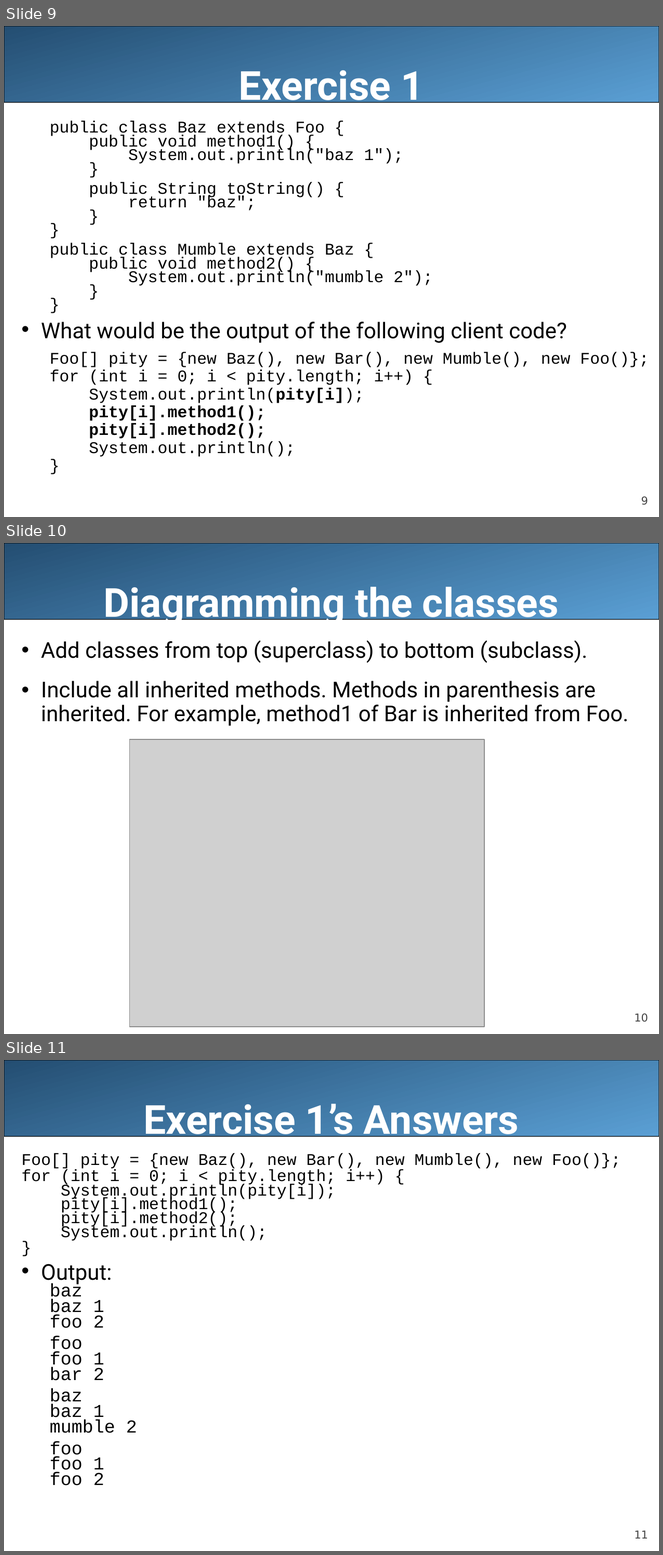
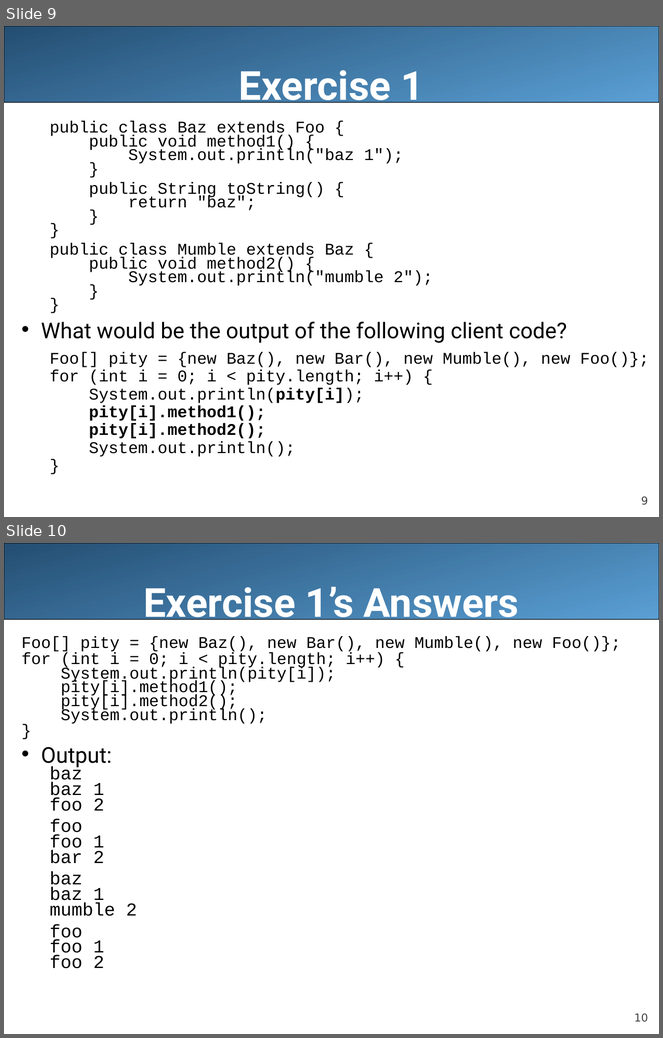
Before and after one commit to LongBaoNguyen/longbaonguyen.github.io, a slide deck: courses/apcsa/lecture17.ppt. Shown one above the other, each under a label of ours: slides 9, 10 and 11 before the commit, slides 9 and 10 after it. The pictures are 663x1555 and 663x1038 pixels, drawn with LibreOffice and Linux fonts; fonts in the diff are those of the drawing; grey boxes stand for pictures. Boxes give left, top, right and bottom in pixels: in the first picture for what was removed or moved away, otherwise in the second. Text is boxed around its words. In the diff, an @@ line names an element or a change of style, - is before the commit and + after.

```diff
--- a/courses/apcsa/lecture17.ppt
+++ b/courses/apcsa/lecture17.ppt
@@ slide 10 removed at bbox=[4, 543, 659, 1034], background #FFFFFF; not listed: 2 template elements that a slide beside it also shows @@
@@ title removed at bbox=[103, 587, 559, 626] @@
-Diagramming the classes
@@ text removed at bbox=[41, 640, 629, 726] @@
-• Add classes from top (superclass) to bottom (subclass).
-• Include all inherited methods. Methods in parenthesis are inherited. For example, method1 of Bar is inherited from Foo.
@@ picture removed at bbox=[130, 740, 485, 1027] @@
@@ what was slide 11 is now slide 10 @@
@@ page number at bbox=[634, 1014, 648, 1022]: text changed @@
-11
+10
```
Also in this commit, not shown: 1 slide changed, 2 other slides removed, 5 other files.
